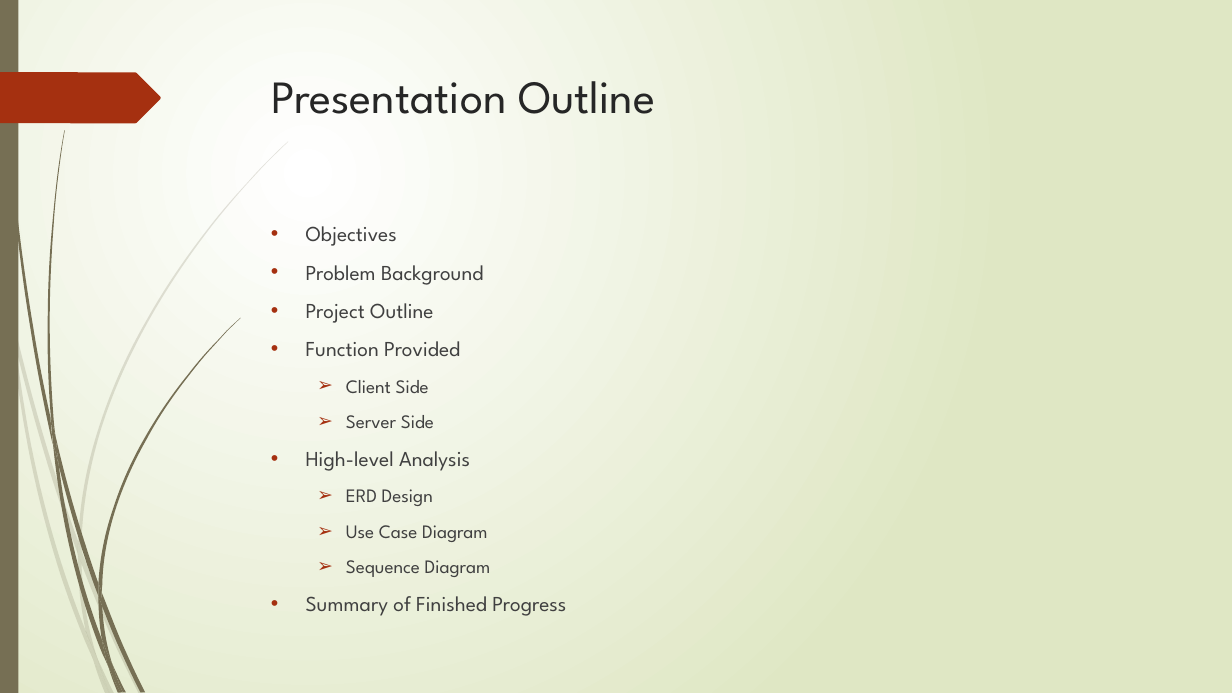
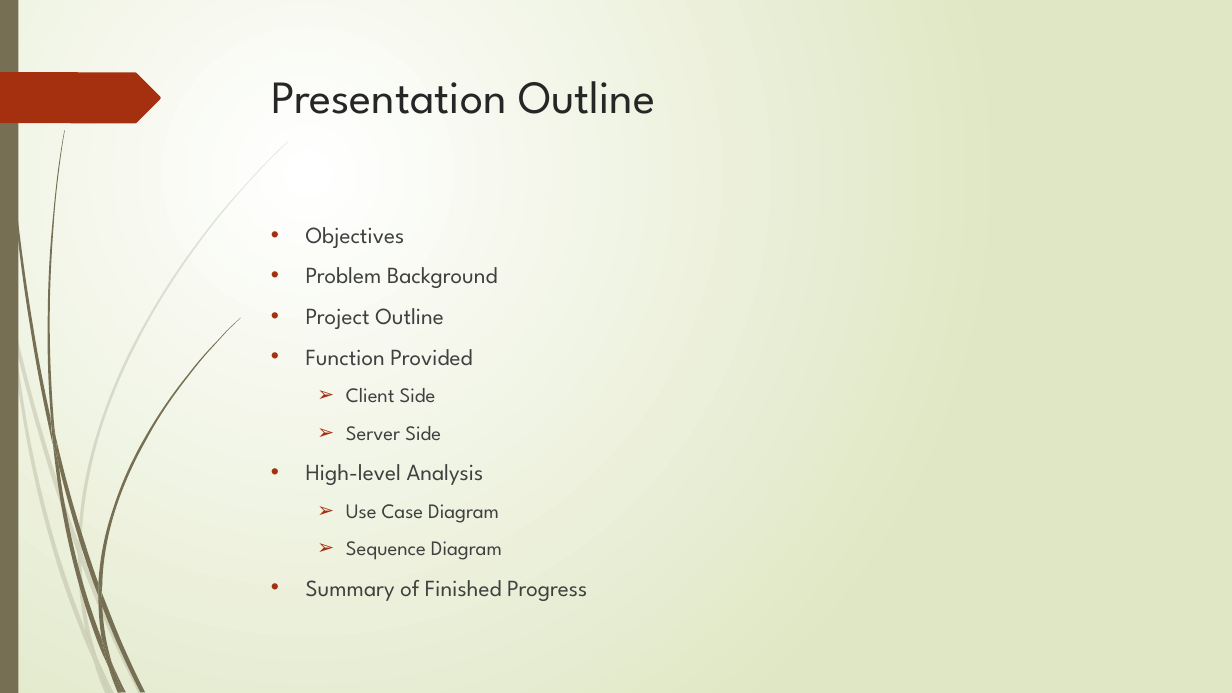
Before and after one commit to Ethan7102/FYP, a slide deck: slide 2 of FYP_document/Interim Report/Interim Report.pptx. Drawn at 1232x693 pixels with LibreOffice and Linux fonts; fonts in the diff are those of the drawing. Boxes give left, top, right and bottom in pixels: in the first picture for what was removed or moved away, otherwise in the second. Text is boxed around its words. In the diff, an @@ line names an element or a change of style, - is before the commit and + after.

```diff
--- a/FYP_document/Interim Report/Interim Report.pptx
+++ b/FYP_document/Interim Report/Interim Report.pptx
@@ text "Objectives" at (306,227,587,601): size 16.6 to 18 pt in "Objectives", "Problem Background", "Project Outline", "Function Provided" and 2 more places; size 14.8 to 16 pt in "Client Side", "Server Side", "Use Case Diagram", "Sequence Diagram" @@
@@ text at (346,489,433,506): paragraph removed @@
-  ➢ ERD Design
```
Also in this commit, not shown: 8 other slides changed, 2 other files.
